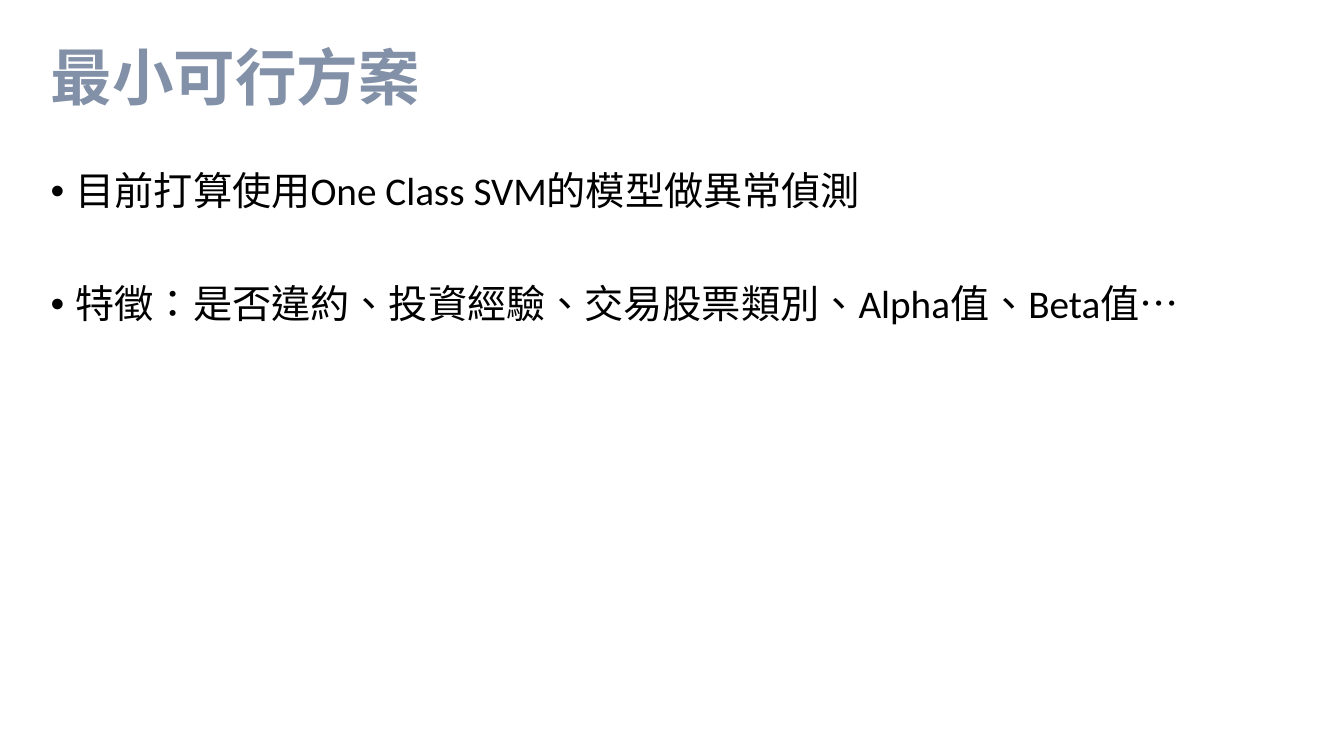
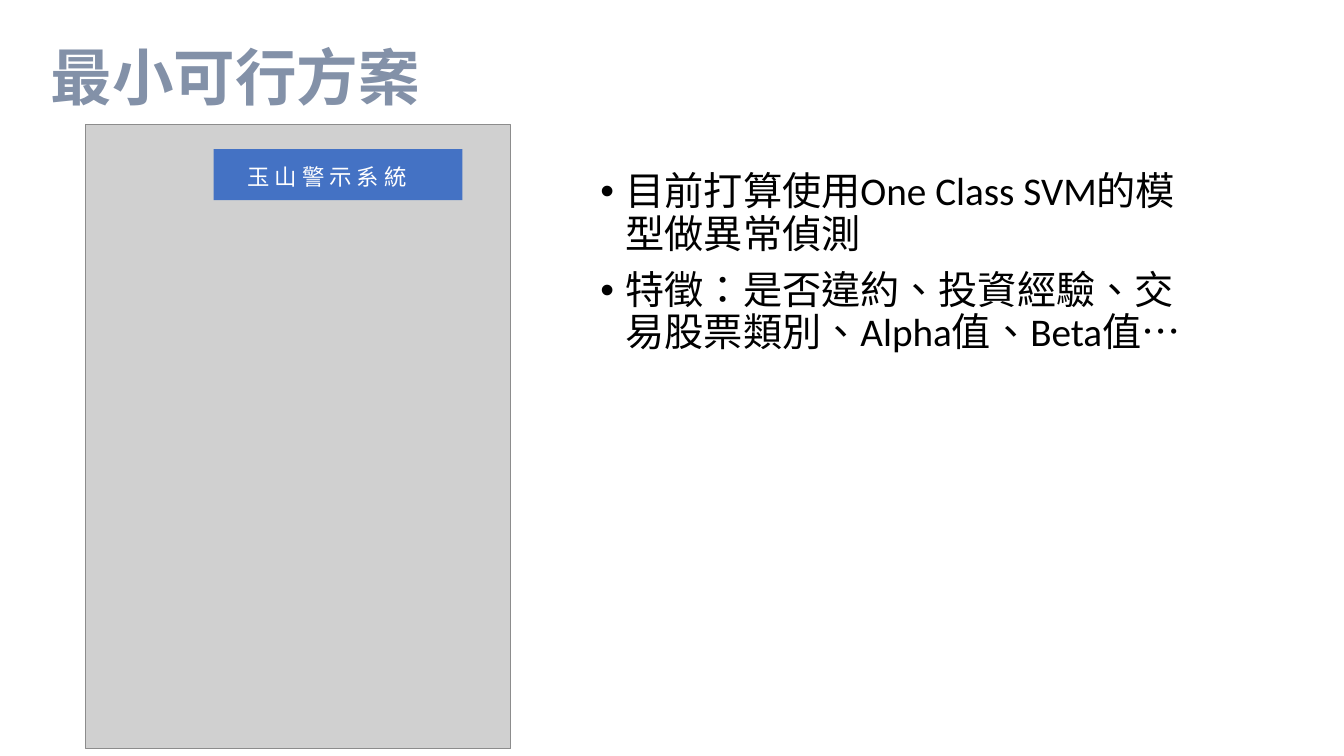
Before and after one commit to Katrina00/FinTech, a slide deck: slide 7 of 玉山一第一組.pptx. Drawn at 1344x756 pixels with LibreOffice and Linux fonts; fonts in the diff are those of the drawing; grey boxes stand for pictures. Boxes give left, top, right and bottom in pixels: in the first picture for what was removed or moved away, otherwise in the second. Text is boxed around its words. In the diff, an @@ line names an element or a change of style, - is before the commit and + after.

```diff
--- a/玉山一第一組.pptx
+++ b/玉山一第一組.pptx
@@ picture added at (x1=86, y1=125, x2=511, y2=749) @@
@@ rectangle added at (x1=214, y1=149, x2=463, y2=201), fill #4472C4 @@
@@ text added at (x1=247, y1=166, x2=406, y2=187), 16 pt, text #FFFFFF @@
+玉 山 警 示 系 統
@@ text "目前打算使用One Class SVM的模型做異常偵測" rewrapped from (x1=76, y1=172, x2=1179, y2=325) to (x1=626, y1=172, x2=1181, y2=353) @@
```
Also in this commit, not shown: 1 slide added.
